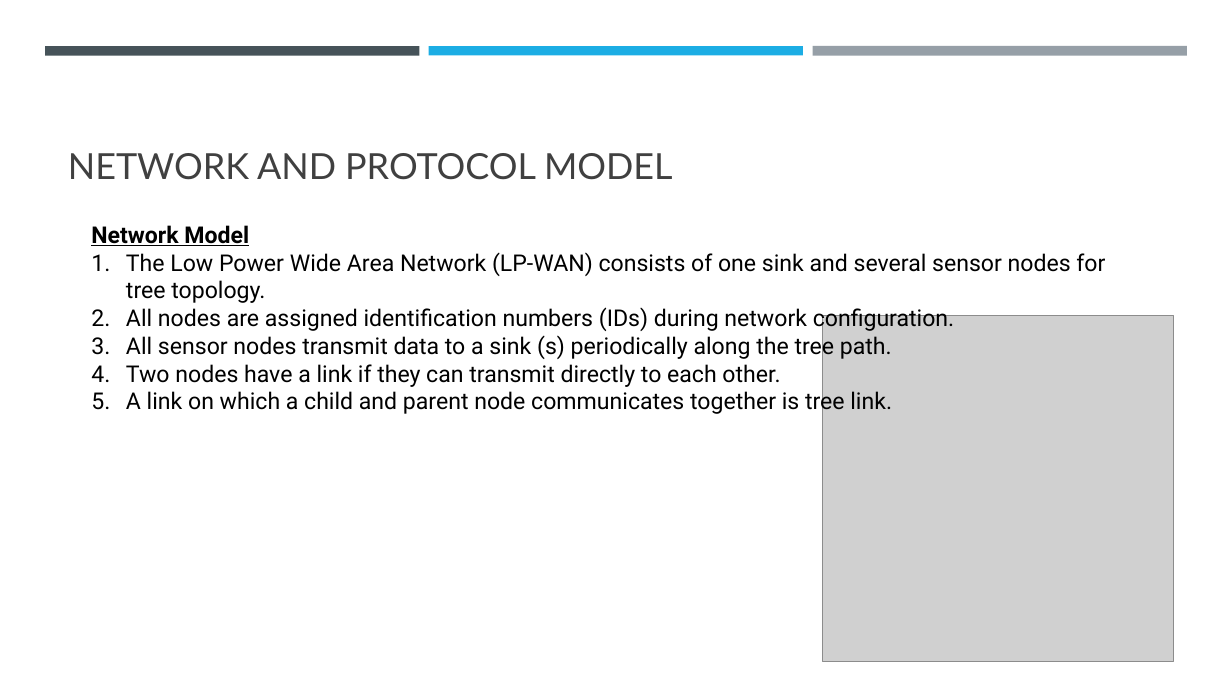
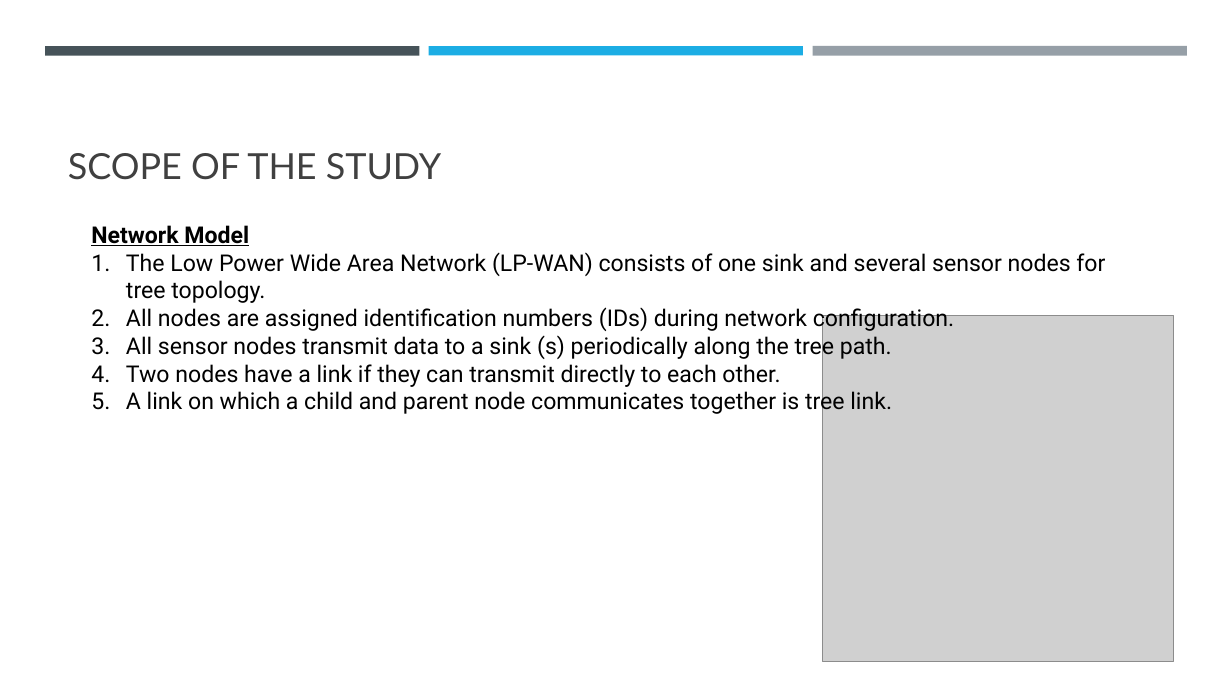
Before and after one commit to Wanarut/Review_literature, a slide deck: slide 8 of Multi-Hop LoRa Network Protocol with Minimized Latency.pptx (slide 9 before the commit). Drawn at 1232x693 pixels with LibreOffice and Linux fonts; fonts in the diff are those of the drawing; grey boxes stand for pictures. Boxes give left, top, right and bottom in pixels: in the first picture for what was removed or moved away, otherwise in the second. Text is boxed around its words. In the diff, an @@ line names an element or a change of style, - is before the commit and + after.

```diff
--- a/Multi-Hop LoRa Network Protocol with Minimized Latency.pptx
+++ b/Multi-Hop LoRa Network Protocol with Minimized Latency.pptx
@@ title at <box>68,153,441,180</box>: text changed @@
-NETWORK AND PROTOCOL MODEL
+SCOPE OF THE STUDY
```
Also in this commit, not shown: 6 other slides changed, 12 slides added, 1 slide removed, 1 other file.
